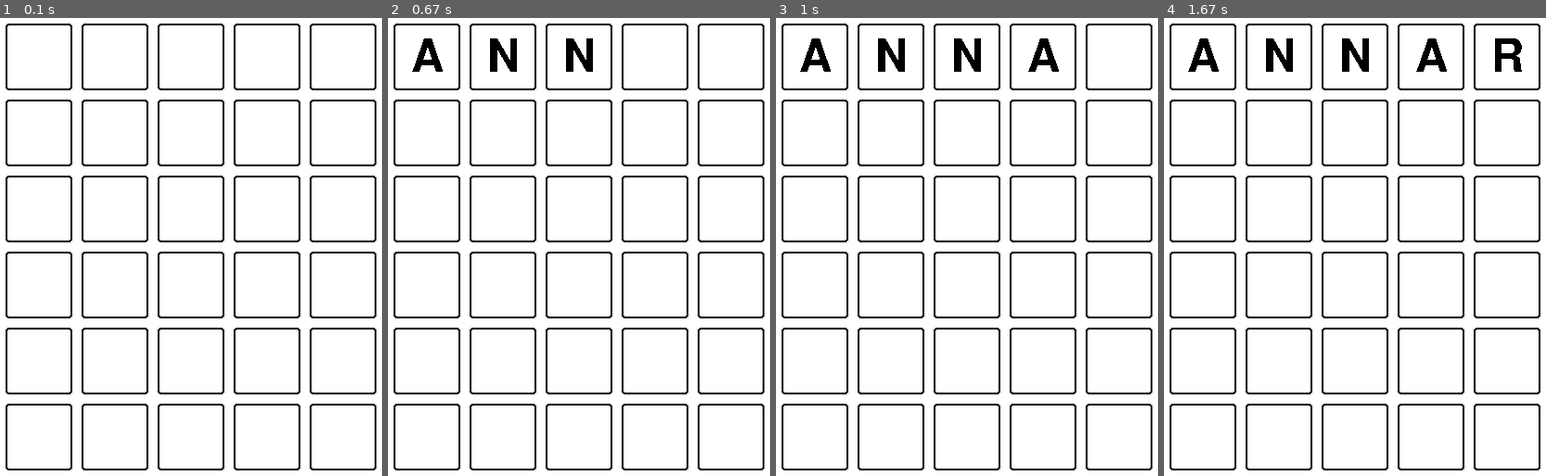
Above: before the commit, frames 1-4 (left to right).
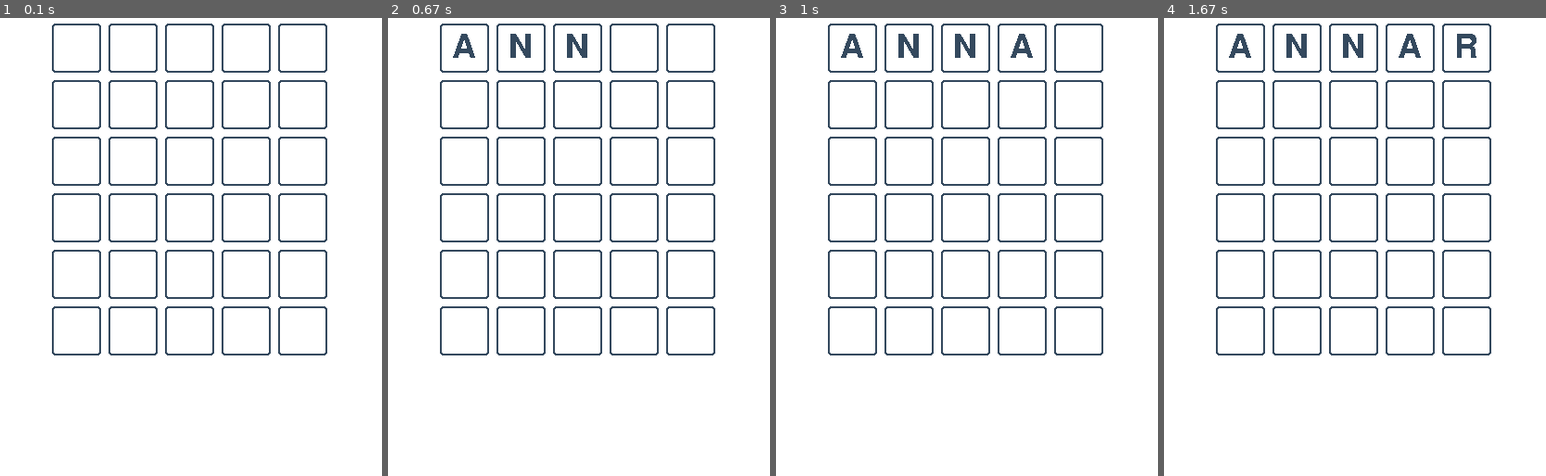
Above: after the commit, the same moments.

Repository: Julka235/Wordle-Project
Game: pygame game, started from main.py
Two runs of this game, one before a commit and one after it. Both use one fixed random seed, a clock stepped at 60 frames per second and the inputs below.
Inputs:
- Up to frame 1 (0.1 s): no input
- Up to frame 2 (0.67 s): type "ann" at 0.33 s
- Up to frame 3 (1 s): tap Enter at 0.67 s; type "a" at 0.88 s
- Up to frame 4 (1.67 s): tap Enter at 1.02, 1.57 s; type "r" at 1.43 s

The runs differ from the first frame. In frame 1, 13% of the frame differs, in the area x 1-99%, y 1-99%; in frame 2, 15%; in frame 3, 15%; in frame 4, 15%.

Commit message:
aesthetics edit

Diff:
--- a/main.py
+++ b/main.py
@@ -4,14 +4,15 @@
 # constants
 WIDTH = 500
 HEIGHT = 600
-BOX_SIZE = 72
+BOX_SIZE = 53
 
-MARGIN = 50  # window margin
-BOX_MARGIN = 10  # margin between boxes
+TOP_MARGIN = 50
+MARGIN = 100  # window margin
+BOX_MARGIN = 8  # margin between boxes
 
 WHITE = (255, 255, 255)
 GRAY = (133, 146, 158)
-BLACK = (0, 0, 0)
+DARK = (52, 73, 94)
 GREEN = (12, 191, 29)
 YELLOW = (255, 191, 0)
 
@@ -42,7 +43,7 @@
     while showing:
         screen.fill(WHITE)
 
-        y = MARGIN
+        y = TOP_MARGIN
         for i in range(TRIES):
             x = MARGIN
             if i < len(guessed_words):
@@ -51,7 +52,7 @@
             for j in range(WORD_LEN):
                 # display boxes
                 box = pygame.Rect(x, y, BOX_SIZE, BOX_SIZE)
-                pygame.draw.rect(screen, BLACK, box, width=2, border_radius=3)
+                pygame.draw.rect(screen, DARK, box, width=2, border_radius=3)
                 center_value = (x + BOX_SIZE//2, y + BOX_SIZE//2)
 
                 # display <guessed_words> and <input>
@@ -62,7 +63,7 @@
                     surface = letter.get_rect(center=center_value)
                     screen.blit(letter, surface)
                 elif i == len(guessed_words) and j < len(input):
-                    letter = FONT.render(input[j], False, BLACK)
+                    letter = FONT.render(input[j], False, DARK)
                     surface = letter.get_rect(center=center_value)
                     screen.blit(letter, surface)
 
@@ -72,7 +73,7 @@
         if len(guessed_words) == TRIES and guessed_words[TRIES-1] != guessword:
             game_status = True
             center_value = (250, 550)
-            letter = SOLUTION_FONT.render(guessword, False, BLACK)
+            letter = SOLUTION_FONT.render(guessword, False, DARK)
             surface = letter.get_rect(center=center_value)
             screen.blit(letter, surface)
 
